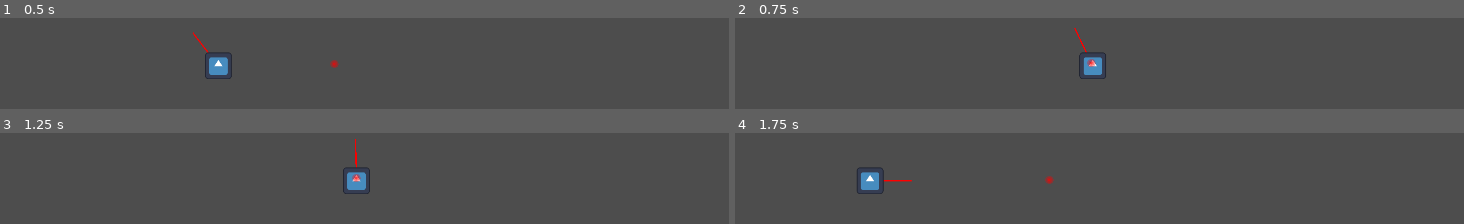
Above: before the commit, frames 1-4 (two rows, left to right).
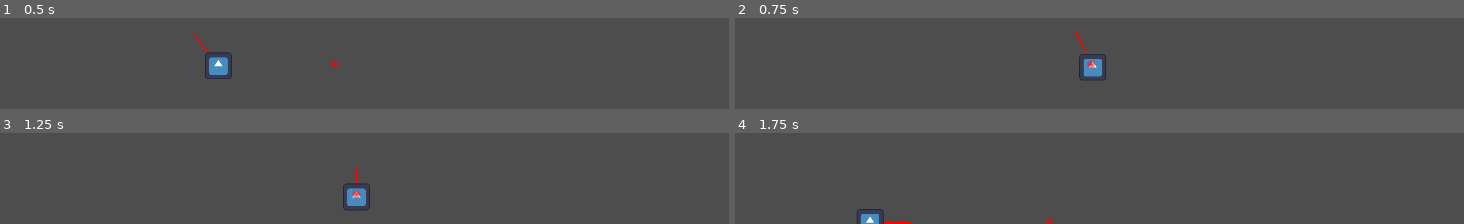
Above: after the commit, the same moments.

Repository: leogeier/ggj24-lasercats
Game: Godot game, scene res://main.tscn
The game is run twice, just before and just after one commit, with the same random seed, the same clock (stepped at 60 frames per second) and the same inputs. The engine's default icon, where the game draws it, is replaced by a stand-in: a white triangle on a blue panel in a dark square.
Inputs (mouse positions are in pixels of both pictures, inside the frame that each line leads up to):
- Up to frame 1 (0.5 s): no input
- Up to frame 2 (0.75 s): tap Enter at 0.5 s; move the mouse to (outside the picture) at 0.52 s; hold Up (ui_up) from 0.53 s (still down)
- Up to frame 3 (1.25 s): keep holding Up (ui_up)
- Up to frame 4 (1.75 s): keep holding Up (ui_up); move the mouse to (outside the picture) at 1.27 s

Frame 1 is identical in both runs. In frame 2, 0.4% of the frame differs, in the area x 46-51%, y 10-69%; in frame 3, 1.2%; in frame 4, 1.4%, in the area x 16-44%, y 37-100%.

Commit message:
Add camera cheats

Diff:
--- a/game/scenes/camera/camera.gd
+++ b/game/scenes/camera/camera.gd
@@ -9,9 +9,14 @@
 func _process(delta):
 	move_camera()
 	check_for_fall()
+	if Input.is_action_pressed("ui_down"):
+		position.y += delta * position_smoothing_speed * 200
+	if Input.is_action_pressed("ui_up"):
+		position.y -= delta * position_smoothing_speed * 200
 
 func move_camera():
 	var new_position = kitty.position.y
+	new_position += self.get_half_extent().y / 3
 	# negative is up, so use the "min" to ensure the camera never goes down!
 	position.y = min(new_position, position.y)
 
